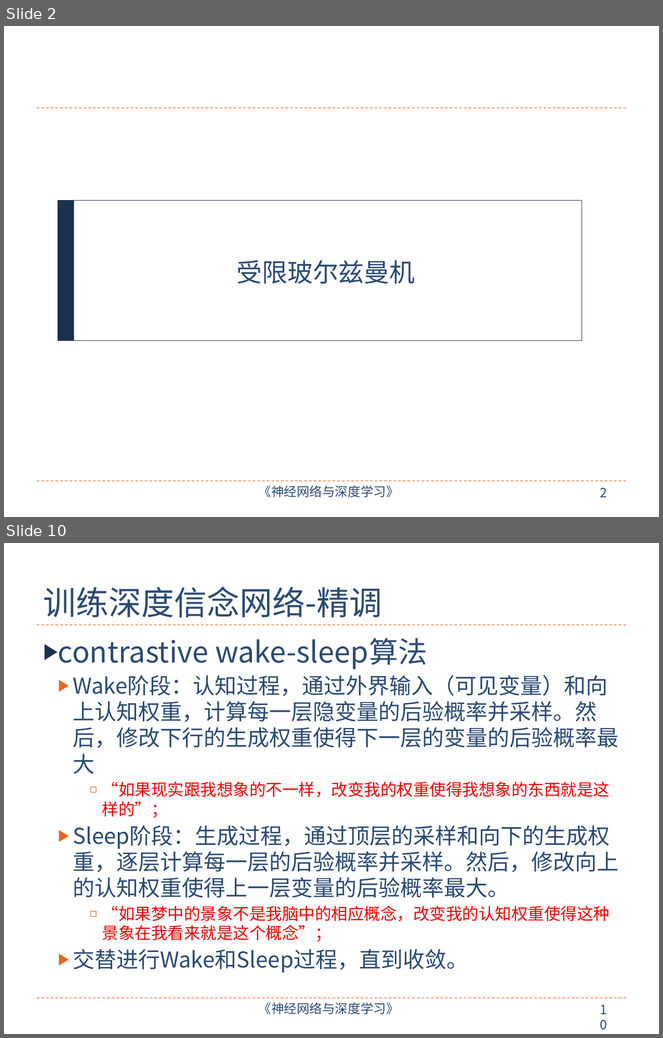
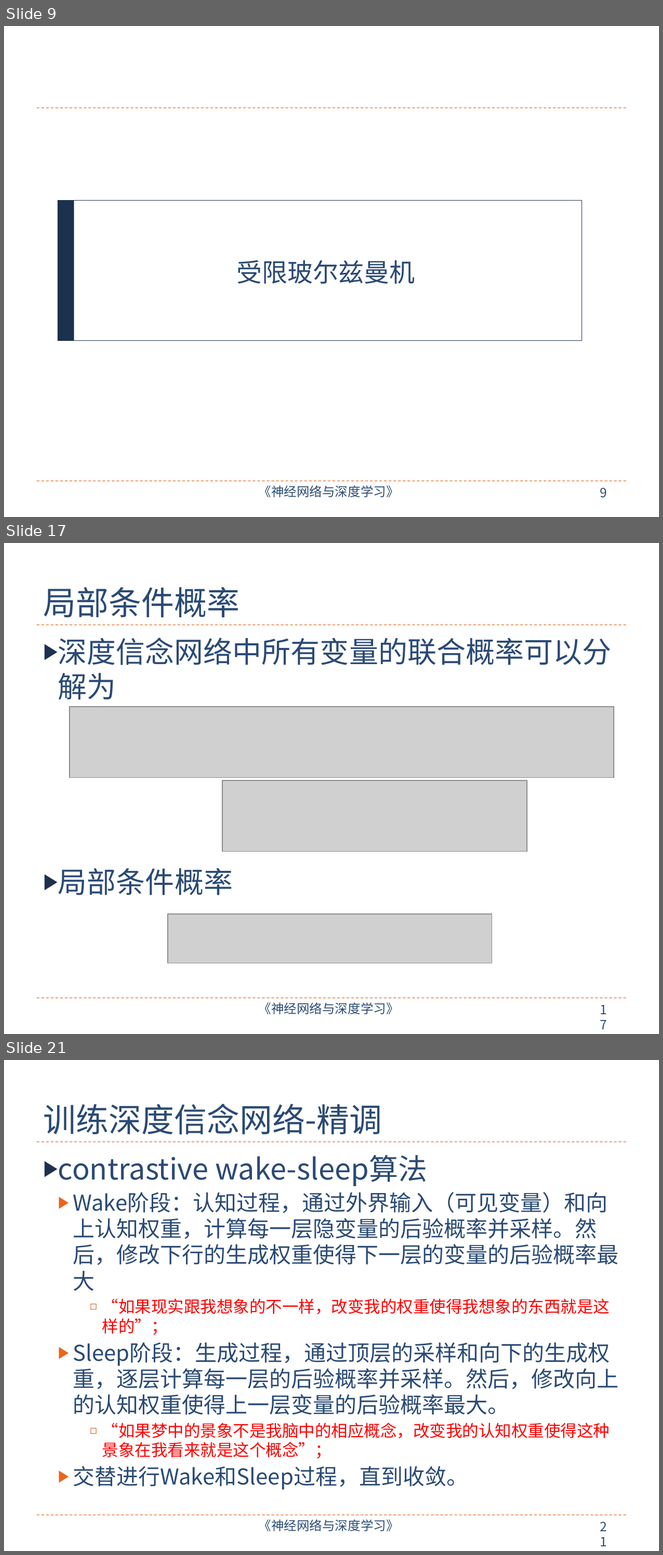
Before and after one commit to nndl/nndl.github.io, a slide deck: ppt/chap-深度信念网络.pptx. Shown one above the other, each under a label of ours: slides 2 and 10 before the commit, slides 9, 17 and 21 after it; the slides between them are not shown. The pictures are 663x1038 and 663x1555 pixels, drawn with LibreOffice and Linux fonts; fonts in the diff are those of the drawing; grey boxes stand for pictures. Boxes give left, top, right and bottom in pixels: in the first picture for what was removed or moved away, otherwise in the second. Text is boxed around its words. In the diff, an @@ line names an element or a change of style, - is before the commit and + after.

```diff
--- a/ppt/chap-深度信念网络.pptx
+++ b/ppt/chap-深度信念网络.pptx
@@ slide 17 added at box(4, 543, 659, 1034), background #FFFFFF; not listed: 4 template elements that a slide beside it also shows @@
@@ title added at box(44, 587, 240, 617), 36 pt, text #2A4A75 @@
+局部条件概率
@@ text added at box(58, 638, 612, 896), 32 pt, text #2A4A75 @@
+▶ 深度信念网络中所有变量的联合概率可以分解为
+▶ 局部条件概率
@@ picture added at box(70, 707, 614, 778) @@
@@ picture added at box(222, 781, 527, 851) @@
@@ picture added at box(168, 914, 492, 964) @@
@@ what was slide 2 is now slide 9 @@
@@ page number at box(600, 488, 607, 498): text changed @@
-2
+9
@@ what was slide 10 is now slide 21 @@
@@ page number at box(594, 1516, 621, 1538): text changed @@
-10
+21
```
Also in this commit, not shown: 5 slides changed, 10 other slides added.
